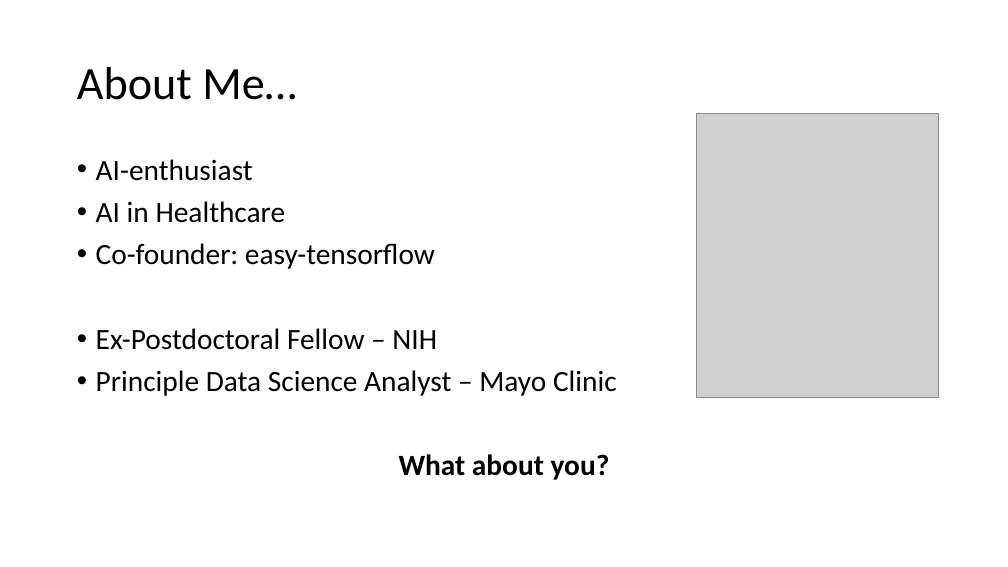
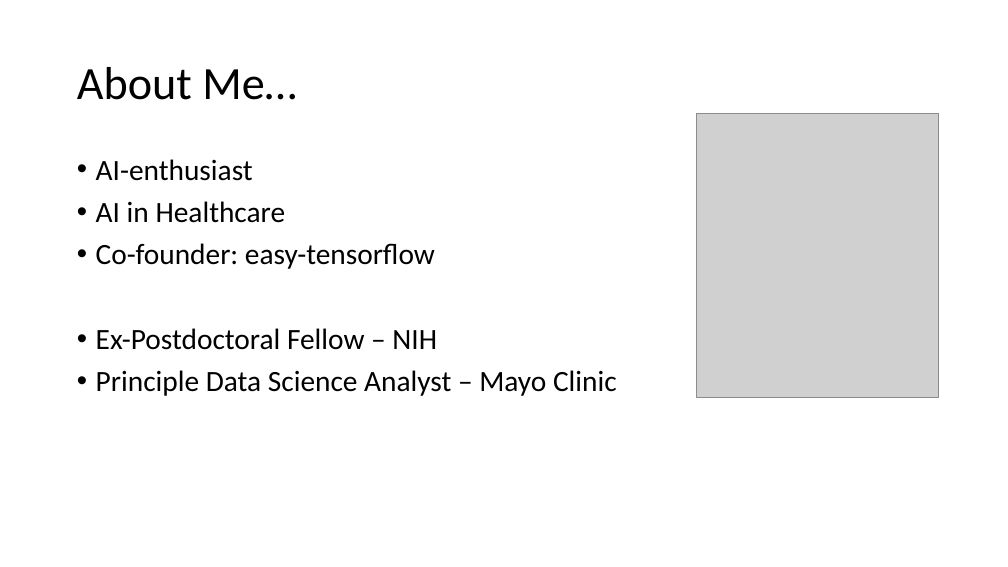
Before and after one commit to jjahanip/BIOF063, a slide deck: slide 2 of day_1/day_1.pptx. Drawn at 1008x567 pixels with LibreOffice and Linux fonts; fonts in the diff are those of the drawing; grey boxes stand for pictures. Boxes give left, top, right and bottom in pixels: in the first picture for what was removed or moved away, otherwise in the second. Text is boxed around its words. In the diff, an @@ line names an element or a change of style, - is before the commit and + after.

```diff
--- a/day_1/day_1.pptx
+++ b/day_1/day_1.pptx
@@ text at (399, 454, 610, 480): paragraph removed @@
-What about you?
```
Also in this commit, not shown: 5 other slides changed, 4 slides added, 2 slides removed, 3 other files.
